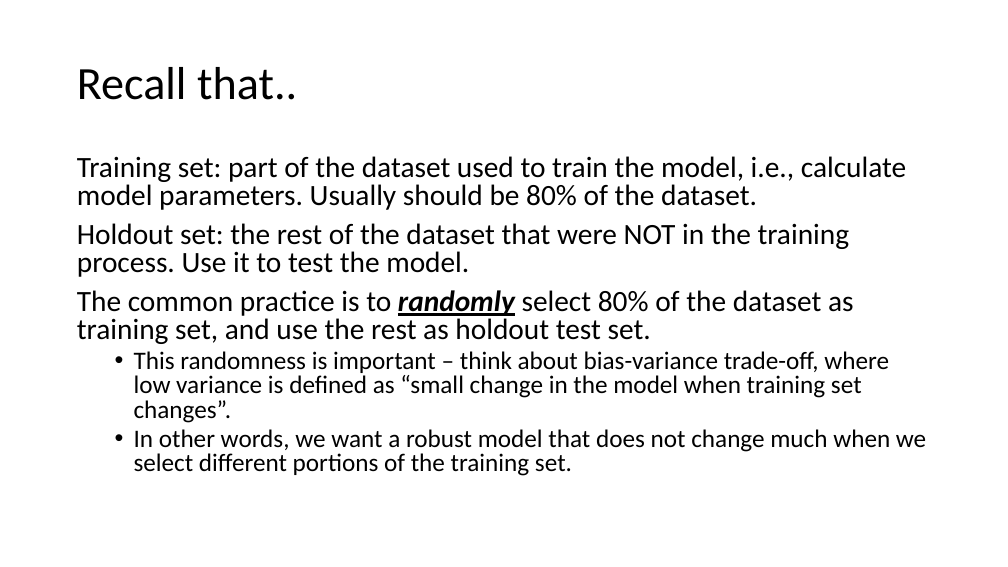
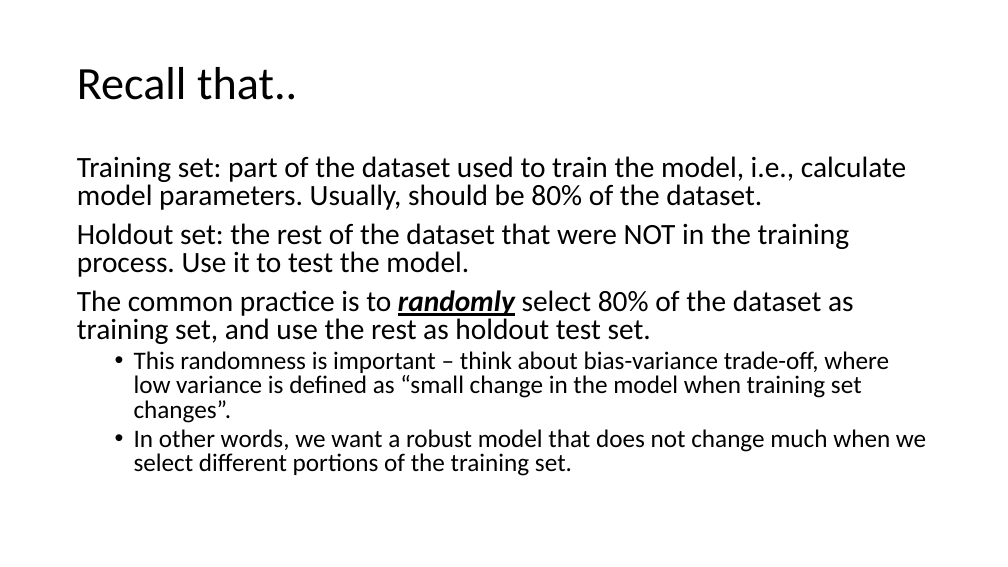
Before and after one commit to KennedyOdongo/QMBE-3730-Kennedy-Odongo, a slide deck: slide 6 of Time series_intro.pptx. Drawn at 1008x567 pixels with LibreOffice and Linux fonts; fonts in the diff are those of the drawing. Boxes give left, top, right and bottom in pixels: in the first picture for what was removed or moved away, otherwise in the second. Text is boxed around its words. In the diff, an @@ line names an element or a change of style, - is before the commit and + after.

```diff
--- a/Time series_intro.pptx
+++ b/Time series_intro.pptx
@@ text at (77, 156, 906, 210): text changed @@
-Training set: part of the dataset used to train the model, i.e., calculate model parameters. Usually should be 80% of the dataset.
+Training set: part of the dataset used to train the model, i.e., calculate model parameters. Usually, should be 80% of the dataset.
```
Also in this commit, not shown: 5 slides removed, 1 other file.
